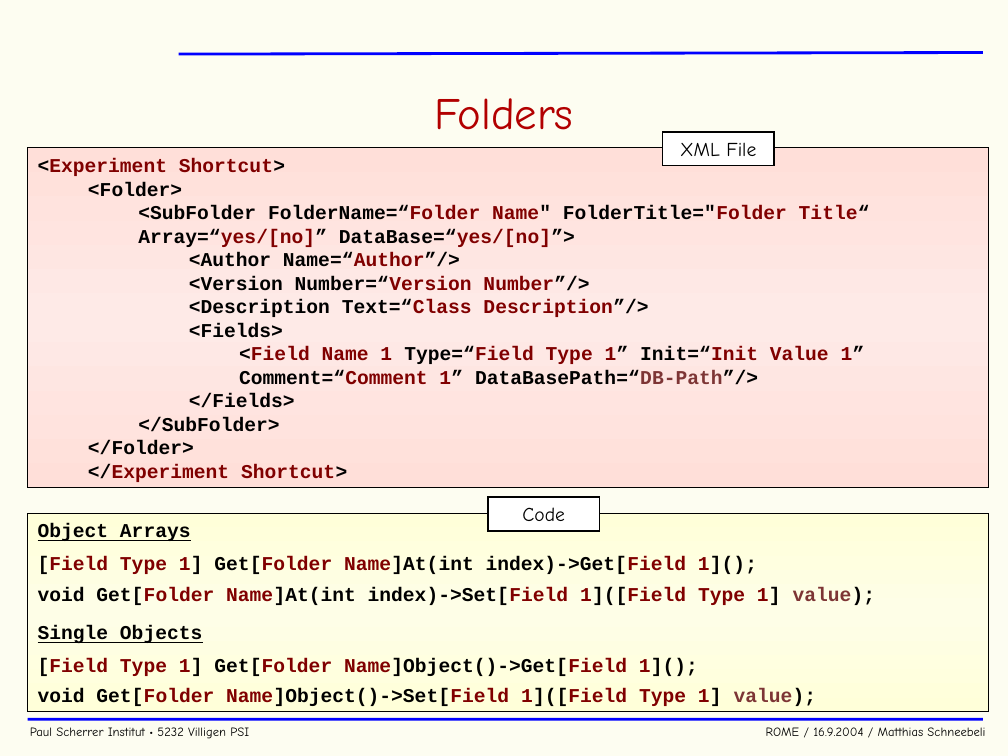
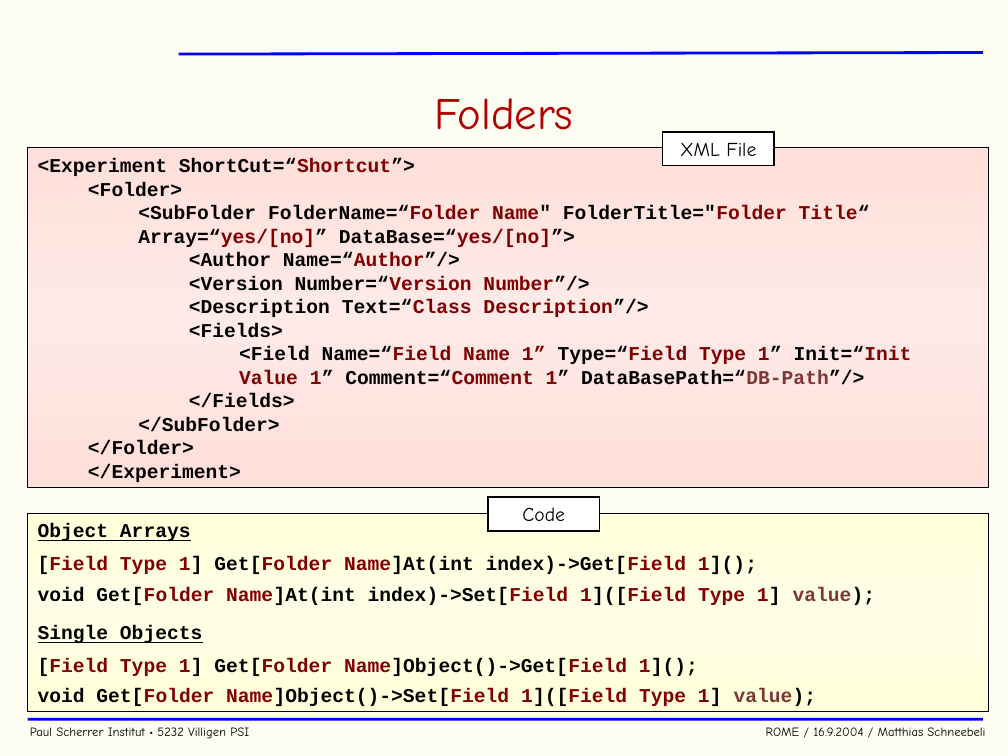
Before and after one commit to cjpl/rome, a slide deck: slide 17 of documentation/ROME.ppt. Drawn at 1008x756 pixels with LibreOffice and Linux fonts; fonts in the diff are those of the drawing; background and template pictures are left out. Boxes give left, top, right and bottom in pixels: in the first picture for what was removed or moved away, otherwise in the second. Text is boxed around its words. In the diff, an @@ line names an element or a change of style, - is before the commit and + after.

Commit message:
dyn. Folders, TRef Objects, XML format changed, ROMEStatic removed

```diff
--- a/documentation/ROME.ppt
+++ b/documentation/ROME.ppt
@@ text in rectangle at (38, 158, 415, 176): text changed; text colour #800000 to #000000 @@
-<Experiment Shortcut>
+<Experiment ShortCut=“Shortcut”>
@@ text in rectangle at (239, 347, 912, 385): text changed @@
-        <Field Name 1 Type=“Field Type 1” Init=“Init Value 1” Comment=“Comment 1” DataBasePath=“DB-Path”/>
+        <Field Name=“Field Name 1” Type=“Field Type 1” Init=“Init Value 1” Comment=“Comment 1” DataBasePath=“DB-Path”/>
@@ text in rectangle at (88, 464, 241, 482): text changed; text colour #800000 to #000000 @@
-</Experiment Shortcut>
+</Experiment>
```
Also in this commit, not shown: 2 other slides changed, 17 other files.
